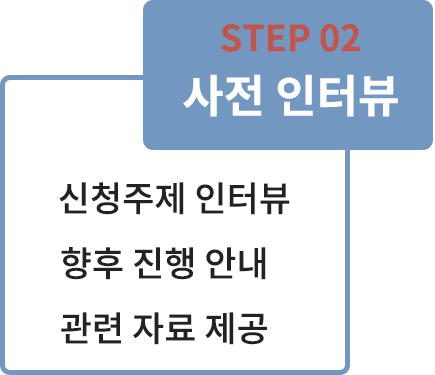
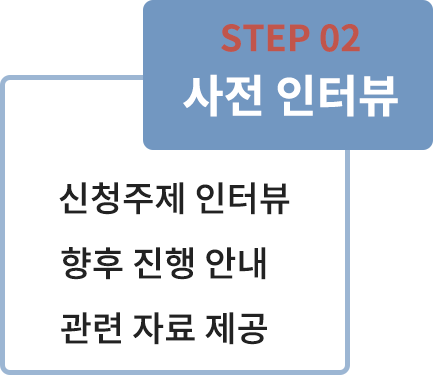
Layer changes from the first 435 x 375 image to the second:
"모서리가 둥근 직사각형 1": opacity 100% → 70% over [0, 75, 350, 375]
